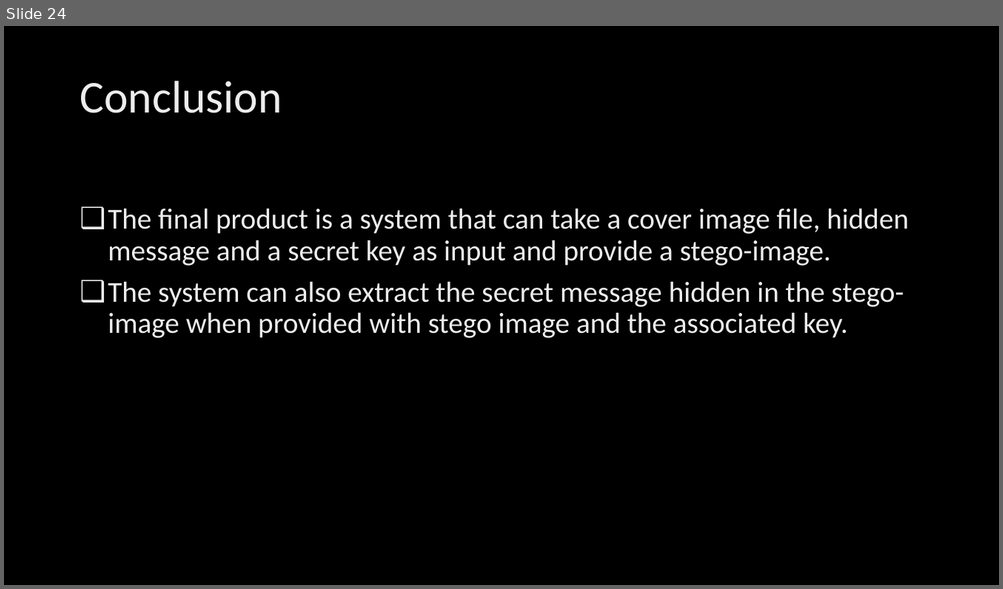
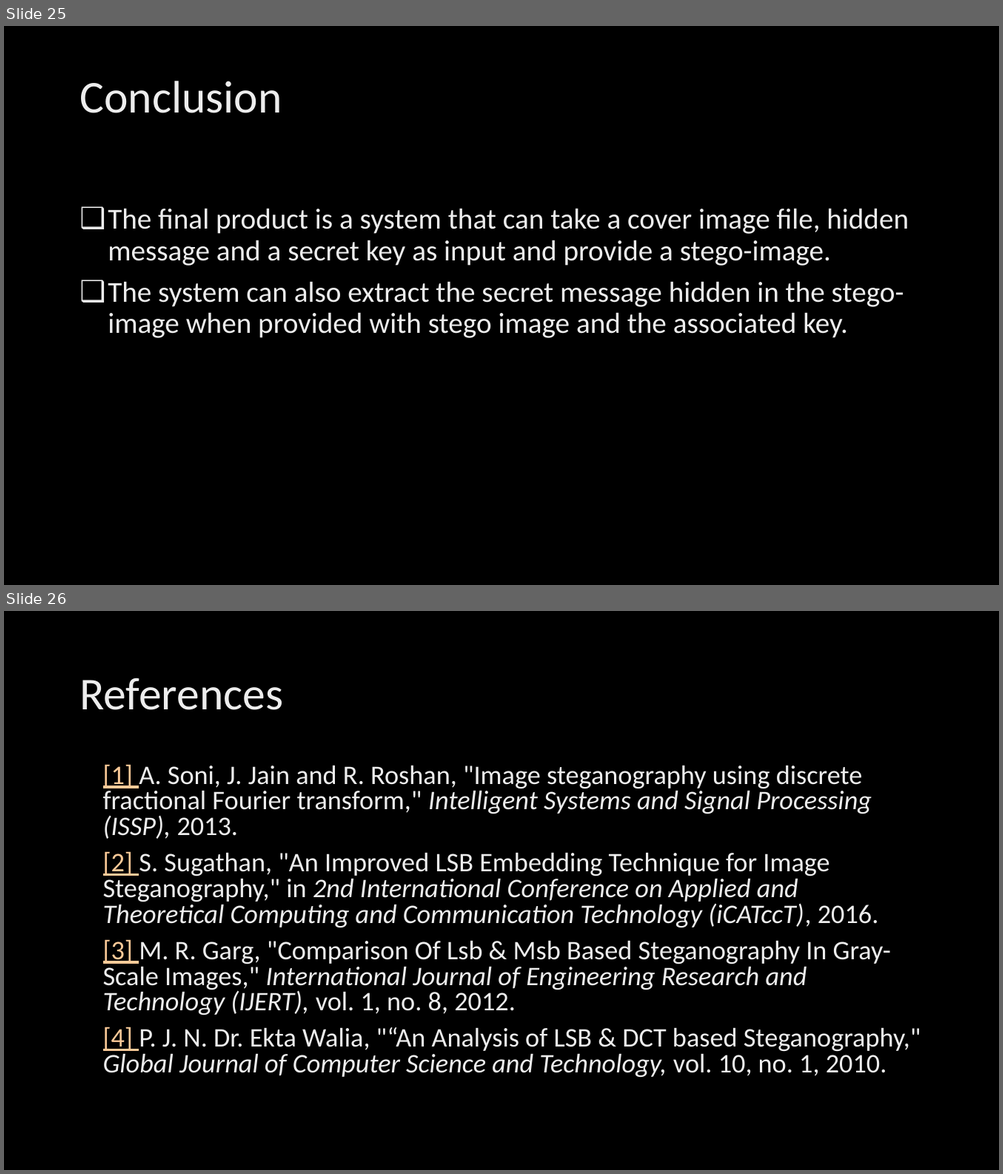
Before and after one commit to SupriyaAmatya/ImageSteganography, a slide deck: Documentation/final.pptx. Shown one above the other, each under a label of ours: slide 24 before the commit, slides 25 and 26 after it. The pictures are 1003x589 and 1003x1174 pixels, drawn with LibreOffice and Linux fonts; fonts in the diff are those of the drawing; background and template pictures are left out. Boxes give left, top, right and bottom in pixels: in the first picture for what was removed or moved away, otherwise in the second. Text is boxed around its words. In the diff, an @@ line names an element or a change of style, - is before the commit and + after.

```diff
--- a/Documentation/final.pptx
+++ b/Documentation/final.pptx
@@ slide 26 added at bbox=[4, 611, 999, 1170], background picture (left out) @@
@@ title added at bbox=[79, 678, 283, 710], 44 pt, text gradient #BFBFBF to #EDEDED to #FFFFFF @@
+References
@@ text added at bbox=[103, 764, 921, 1078], 25.9 pt, text gradient #BFBFBF to #EDEDED to #FFFFFF @@
+[1] A. Soni, J. Jain and R. Roshan, "Image steganography using discrete fractional Fourier transform," Intelligent Systems and Signal Processing (ISSP), 2013.
+[2] S. Sugathan, "An Improved LSB Embedding Technique for Image Steganography," in 2nd International Conference on Applied and Theoretical Computing and Communication Technology (iCATccT), 2016.
+[3] M. R. Garg, "Comparison Of Lsb & Msb Based Steganography In Gray-Scale Images," International Journal of Engineering Research and Technology (IJERT), vol. 1, no. 8, 2012.
+[4] P. J. N. Dr. Ekta Walia, "“An Analysis of LSB & DCT based Steganography," Global Journal of Computer Science and Technology, vol. 10, no. 1, 2010.
@@ what was slide 24 is now slide 25 @@
```
Also in this commit, not shown: 6 slides changed, 2 other slides added, 6 other files.
